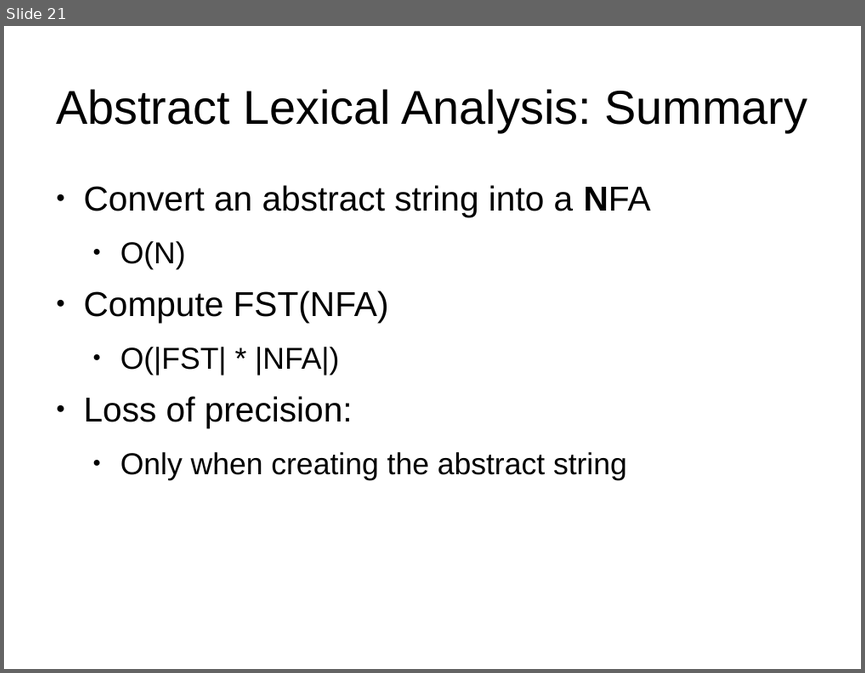
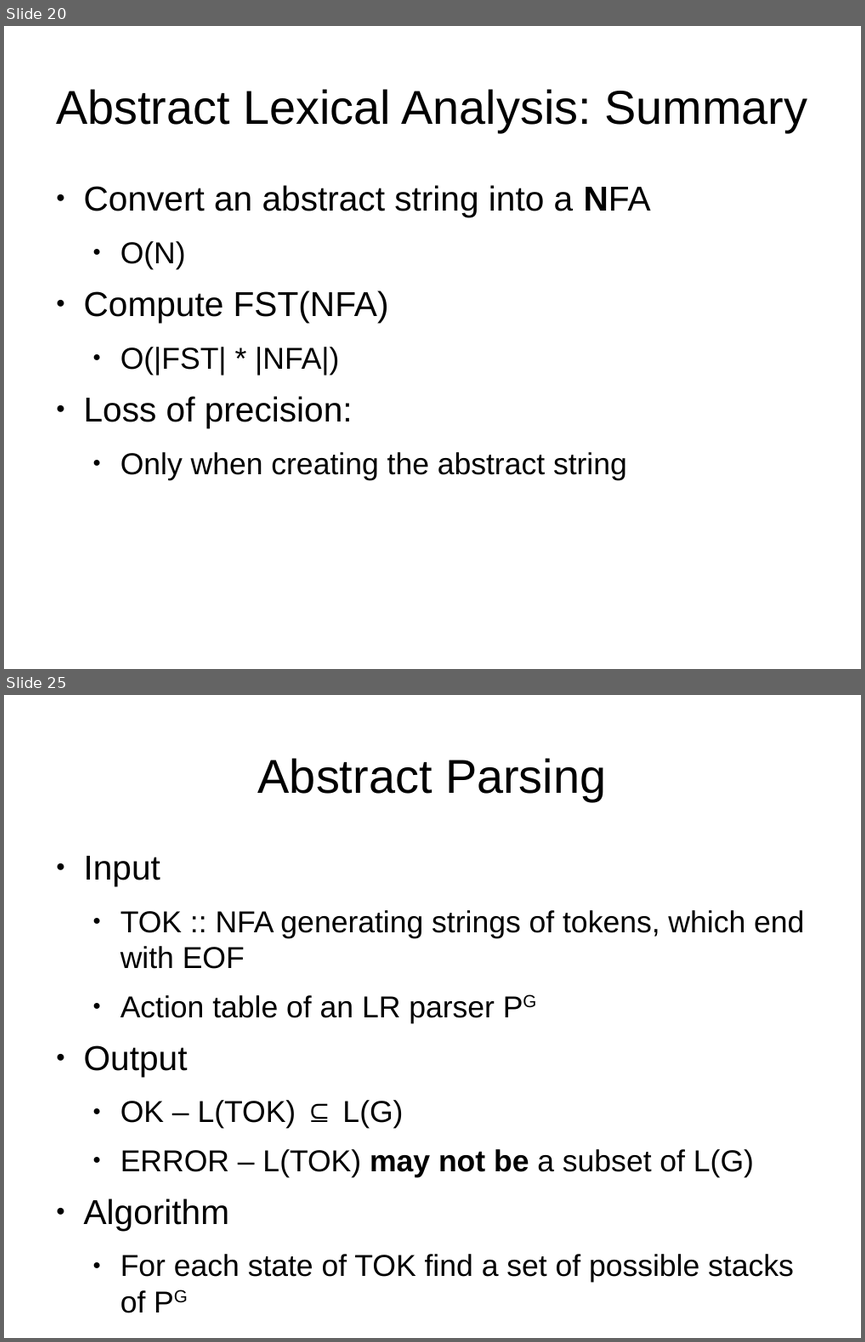
Before and after one commit to abreslav-from-google-code/abreslav, a slide deck: work/PL_Seminar/breslav_abstract_parsing.odp. Shown one above the other, each under a label of ours: slide 21 before the commit, slides 20 and 25 after it; the slides between them are not shown. The pictures are 865x673 and 865x1342 pixels, drawn with LibreOffice and Linux fonts; fonts in the diff are those of the drawing. Boxes give left, top, right and bottom in pixels: in the first picture for what was removed or moved away, otherwise in the second. Text is boxed around its words. In the diff, an @@ line names an element or a change of style, - is before the commit and + after.

Commit message:
parsing examples pending

```diff
--- a/work/PL_Seminar/breslav_abstract_parsing.odp
+++ b/work/PL_Seminar/breslav_abstract_parsing.odp
@@ slide 25 added at box(4, 695, 861, 1338), background #FFFFFF @@
@@ title added at box(258, 758, 606, 801), 44 pt, text #000000 @@
+Abstract Parsing
@@ text added at box(84, 856, 804, 1282), 28 pt, text #000000 @@
+● Input
+  ● TOK :: NFA generating strings of tokens, which end with EOF
+  ● Action table of an LR parser PG
+● Output
+  ● OK – L(TOK) ⊆ L(G)
+  ● ERROR – L(TOK) may not be a subset of L(G)
+● Algorithm
+  ● For each state of TOK find a set of possible stacks of PG
@@ what was slide 21 is now slide 20 @@
```
Also in this commit, not shown: 14 slides changed, 13 other slides added, 2 slides removed.
